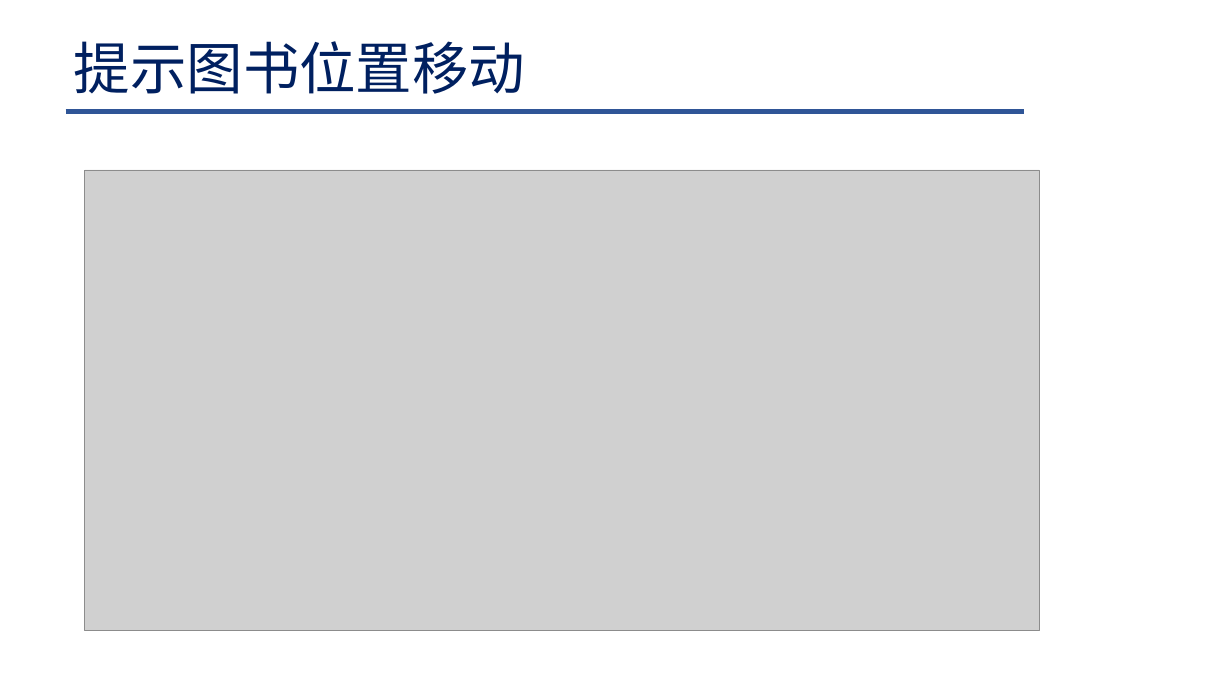
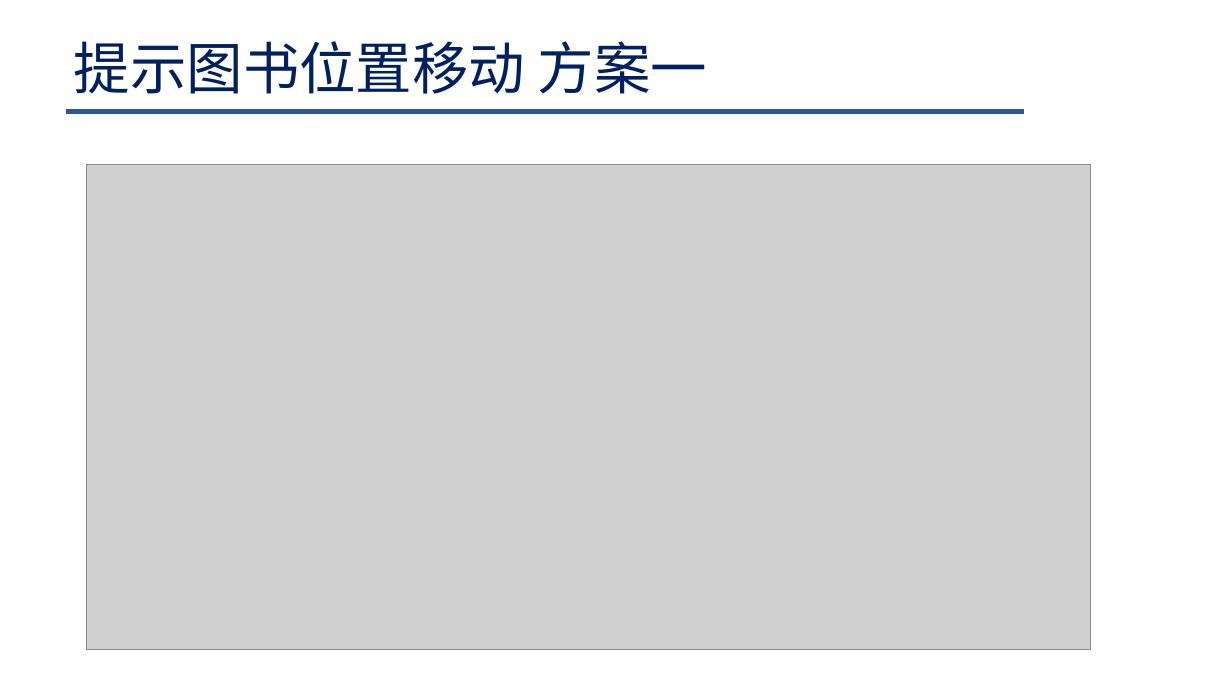
Before and after one commit to Lelucermaire111/Intelligent-blind-assistance-system, a slide deck: slide 9 of 系统设计/系统设计.pptx (slide 7 before the commit). Drawn at 1232x693 pixels with LibreOffice and Linux fonts; fonts in the diff are those of the drawing; grey boxes stand for pictures; background and template pictures are left out. Boxes give left, top, right and bottom in pixels: in the first picture for what was removed or moved away, otherwise in the second. Text is boxed around its words. In the diff, an @@ line names an element or a change of style, - is before the commit and + after.

```diff
--- a/系统设计/系统设计.pptx
+++ b/系统设计/系统设计.pptx
@@ title at <box>74,41,707,94</box>: text changed @@
-提示图书位置移动
+提示图书位置移动 方案一
@@ picture: place and size @@
-picture at <box>85,170,1040,631</box>
+picture at <box>86,165,1091,650</box>
```
Also in this commit, not shown: 1 other slide changed, 3 slides added, 5 other files.
